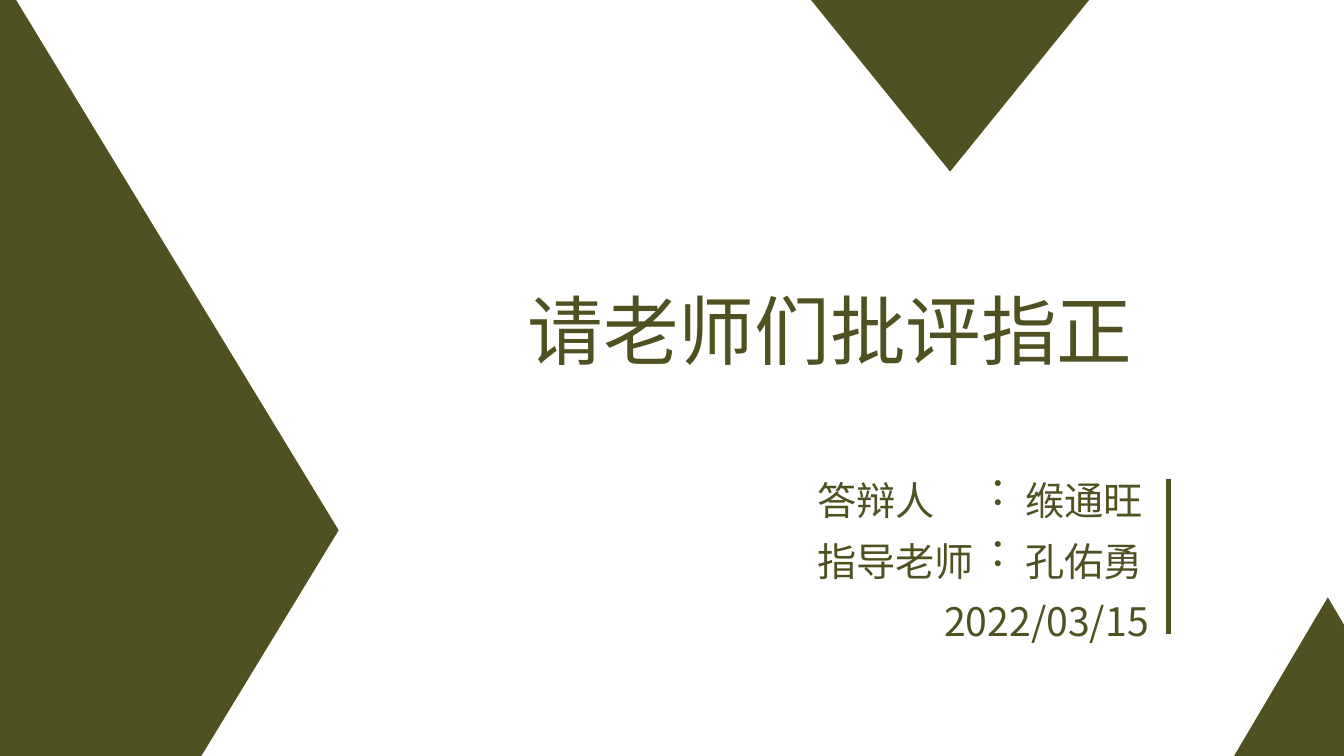
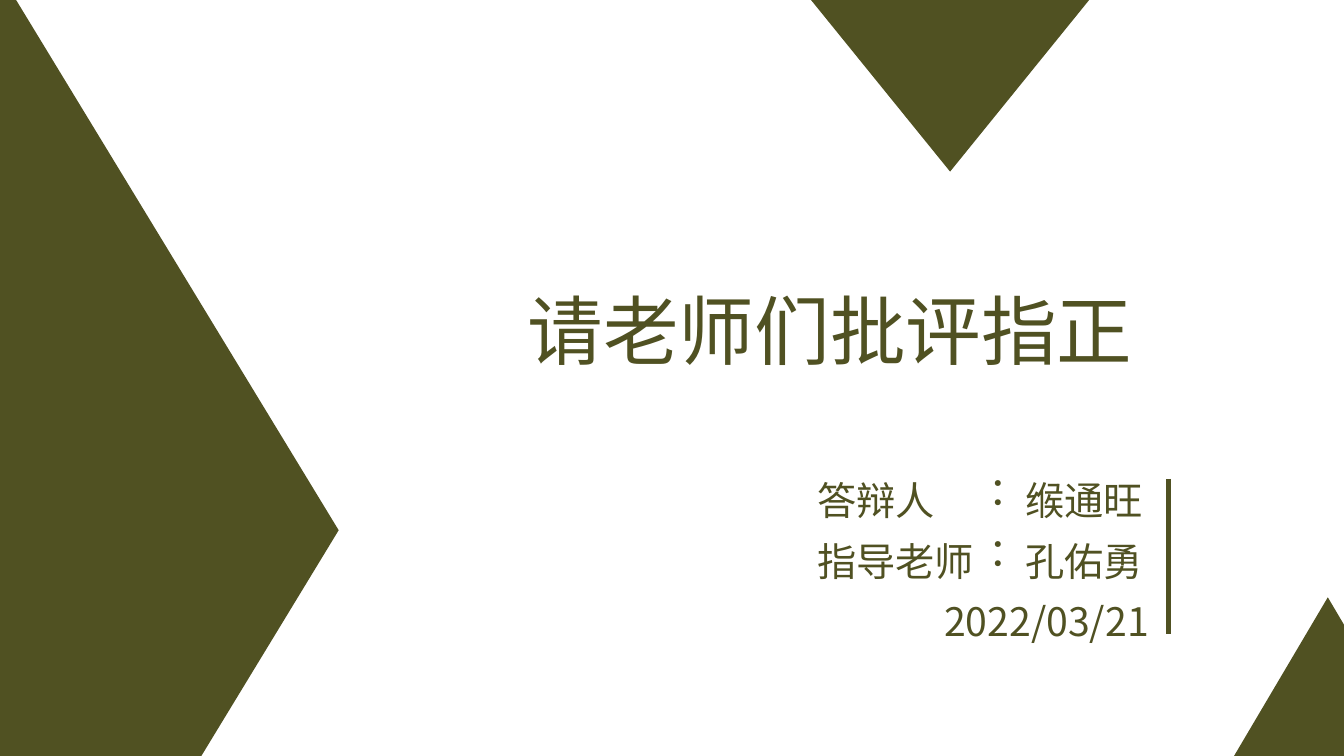
Before and after one commit to knoxnoe/GraduationProject, a slide deck: slide 35 of doc/paper/缑通旺-开题.pptx. Drawn at 1344x756 pixels with LibreOffice and Linux fonts; fonts in the diff are those of the drawing. Boxes give left, top, right and bottom in pixels: in the first picture for what was removed or moved away, otherwise in the second. Text is boxed around its words. In the diff, an @@ line names an element or a change of style, - is before the commit and + after.

```diff
--- a/doc/paper/缑通旺-开题.pptx
+++ b/doc/paper/缑通旺-开题.pptx
@@ text at <box>944,605,1149,643</box>: text changed @@
-2022/03/15
+2022/03/21
```
Also in this commit, not shown: 3 other slides changed, 4 other files.
